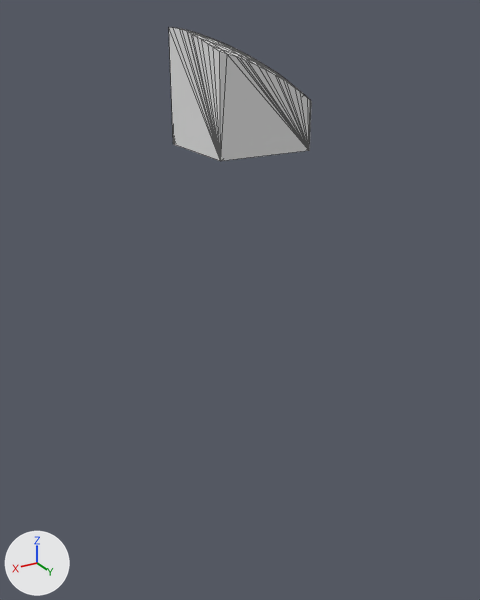
The glTF model assets/terrain/surface_pieces/surf_7_30.glb: old version first, new version second.
Before and after are seen from a camera (50 mm lens) standing at (-55.1, -13.4, -23.8) and looking at (-72.8, -42.9, -38.6). Lighting does not change. The marker at lower left points along +X, +Y and +Z. The first picture is the older version. Mesh edges are drawn as thin lines. Where no turn or scale is listed for an object, it has been applied to the vertices.

In view in the first picture: 'geometry_0'.
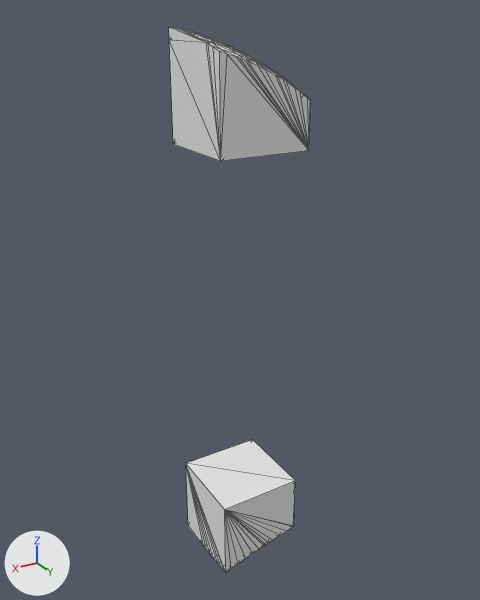
The change, as a diff of the scene's bpy script:
```diff
--- a/assets/terrain/surface_pieces/surf_7_30.glb.py
+++ b/assets/terrain/surface_pieces/surf_7_30.glb.py
@@ me_layer_6 @@
+me_layer_6.from_pydata(...)  # 90 vertices, 176 faces; spans x -75.0..-70.0, y -45.0..-40.0, z -55.0..-50.0
@@ ob_layer_6 @@
+ob_layer_6 = bpy.data.objects.new('layer_6', me_layer_6)
+ob_layer_6.location = (0.0, 0.0, 0.0)
```

Pixel boxes (x1, y1, x2, y2) of what changed, in the pictures (480 x 600 px):
'layer_6', added
    after: (186, 440, 296, 573)
